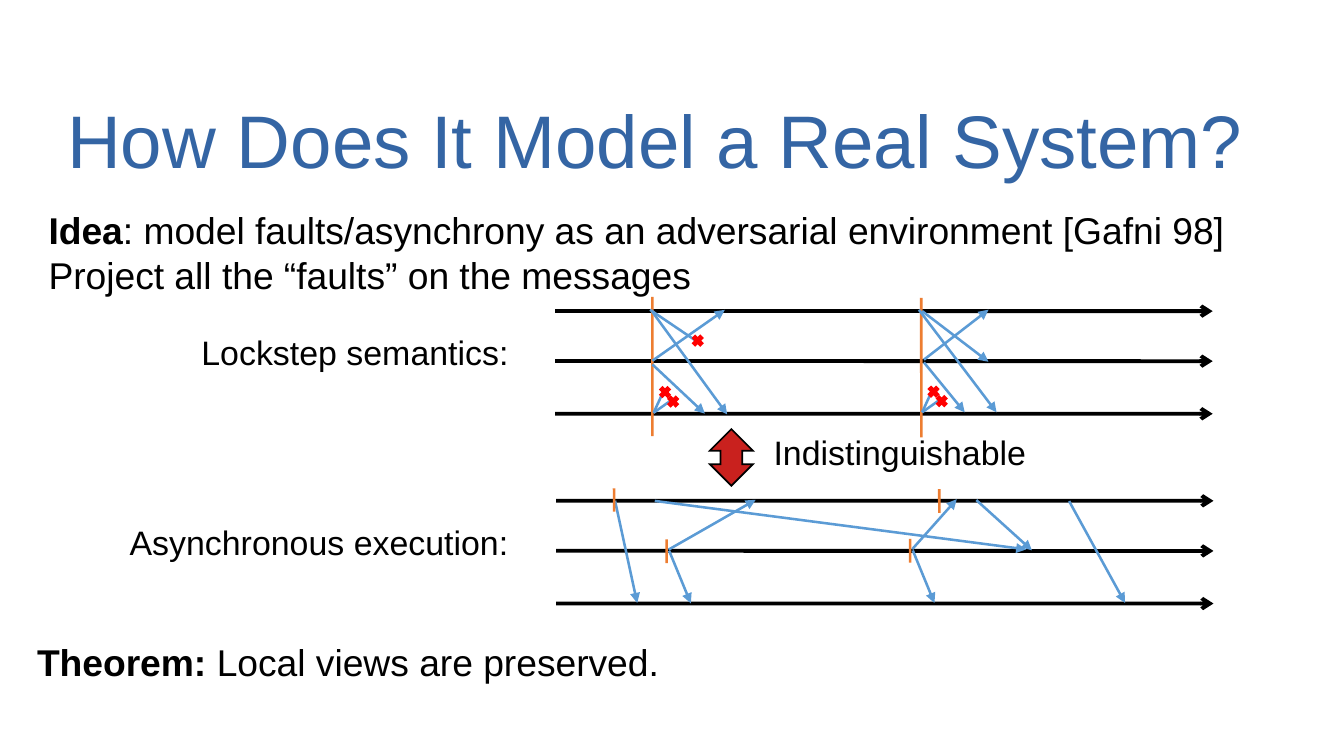
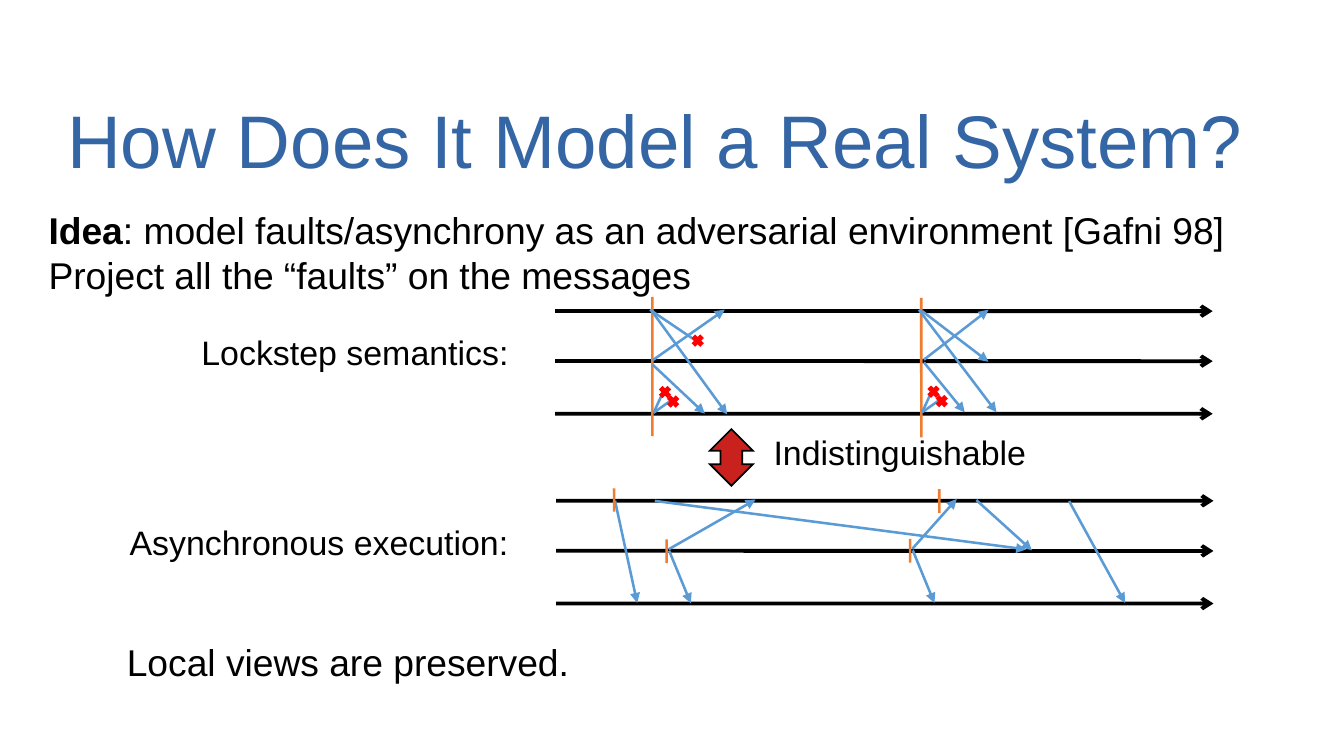
Before and after one commit to dzufferey/presentations, a slide deck: slide 14 of 2019_06_21_VDS/On_Structuring_Communication_and_Verification.odp (slide 15 before the commit). Drawn at 1344x756 pixels with LibreOffice and Linux fonts; fonts in the diff are those of the drawing; background and template pictures are left out. Boxes give left, top, right and bottom in pixels: in the first picture for what was removed or moved away, otherwise in the second. Text is boxed around its words. In the diff, an @@ line names an element or a change of style, - is before the commit and + after.

```diff
--- a/2019_06_21_VDS/On_Structuring_Communication_and_Verification.odp
+++ b/2019_06_21_VDS/On_Structuring_Communication_and_Verification.odp
@@ text at [127,649,569,683]: text changed @@
-Theorem: Local views are preserved.
+Local views are preserved.
```
Also in this commit, not shown: 9 other slides changed, 1 slide added, 2 slides removed.
